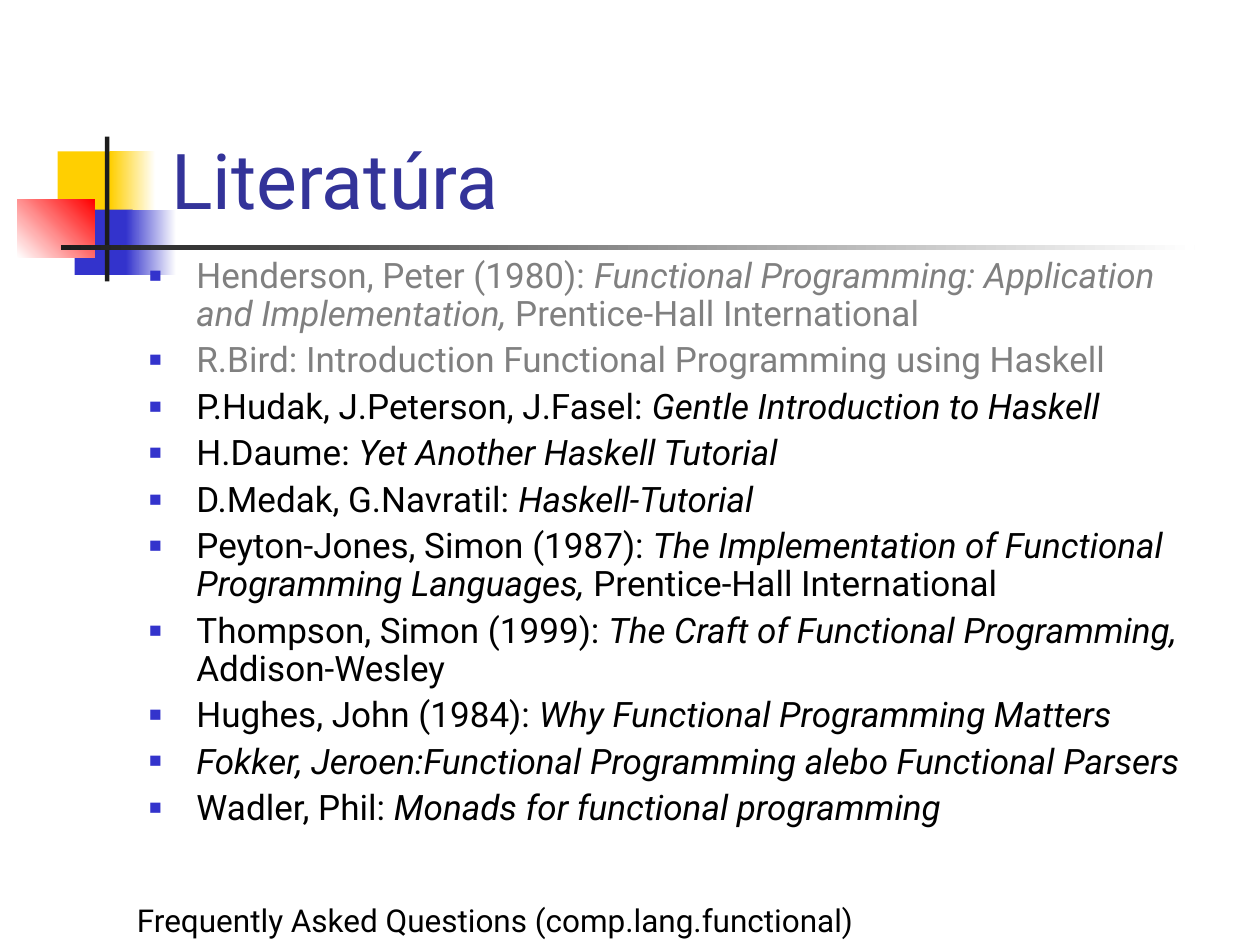
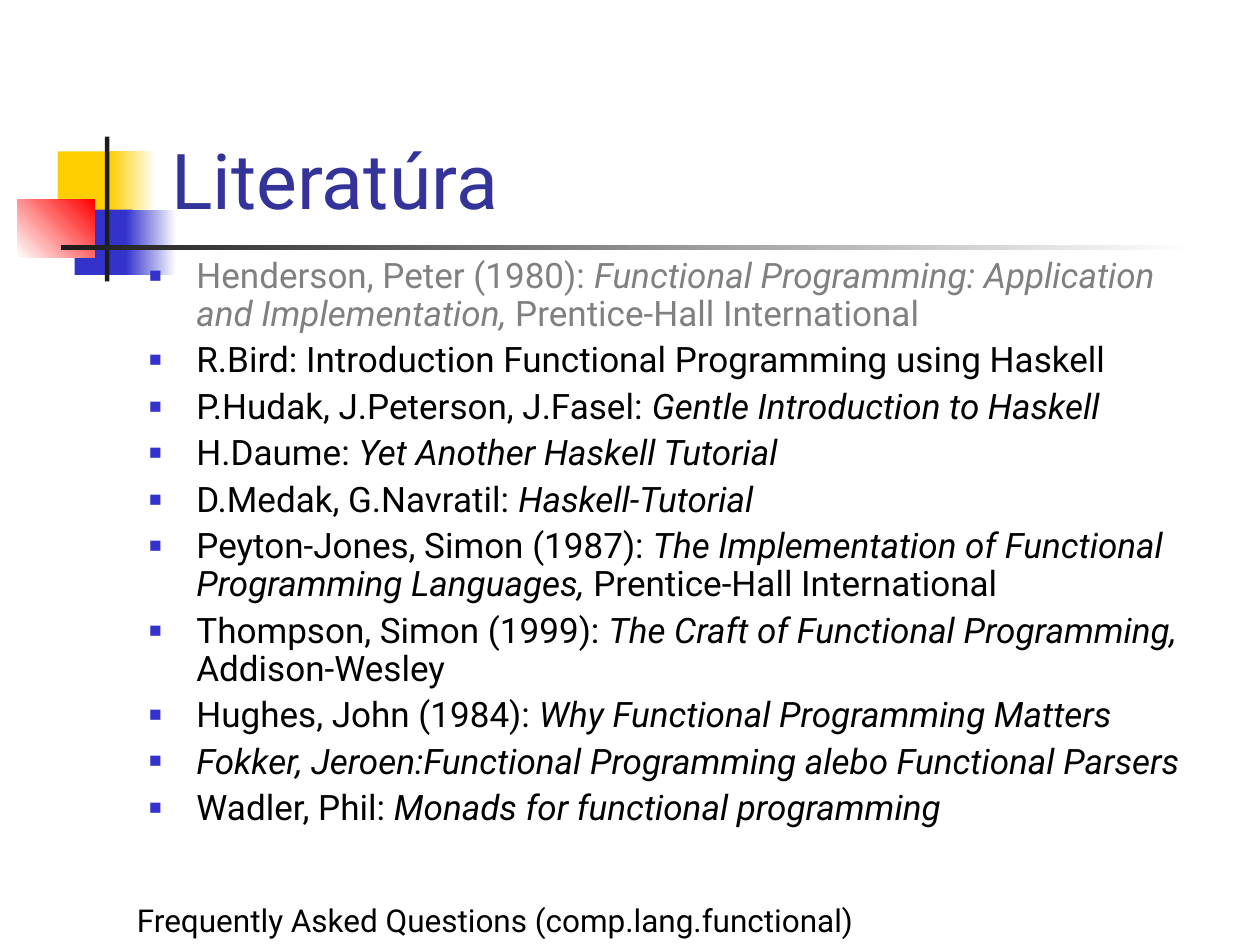
Before and after one commit to paradigmy/Prednasky, a slide deck: slide 7 of 06/funkcionalne1.ppt. Drawn at 1260x945 pixels with LibreOffice and Linux fonts; fonts in the diff are those of the drawing. Boxes give left, top, right and bottom in pixels: in the first picture for what was removed or moved away, otherwise in the second. Text is boxed around its words. In the diff, an @@ line names an element or a change of style, - is before the commit and + after.

```diff
--- a/06/funkcionalne1.ppt
+++ b/06/funkcionalne1.ppt
@@ text at box(196, 345, 1105, 380): text colour #808080 to #000000 in "R.Bird: Introduction Functional Programming using Haskell" @@
```
Also in this commit, not shown: 3 other slides changed, 1 slide added, 4 other files.
